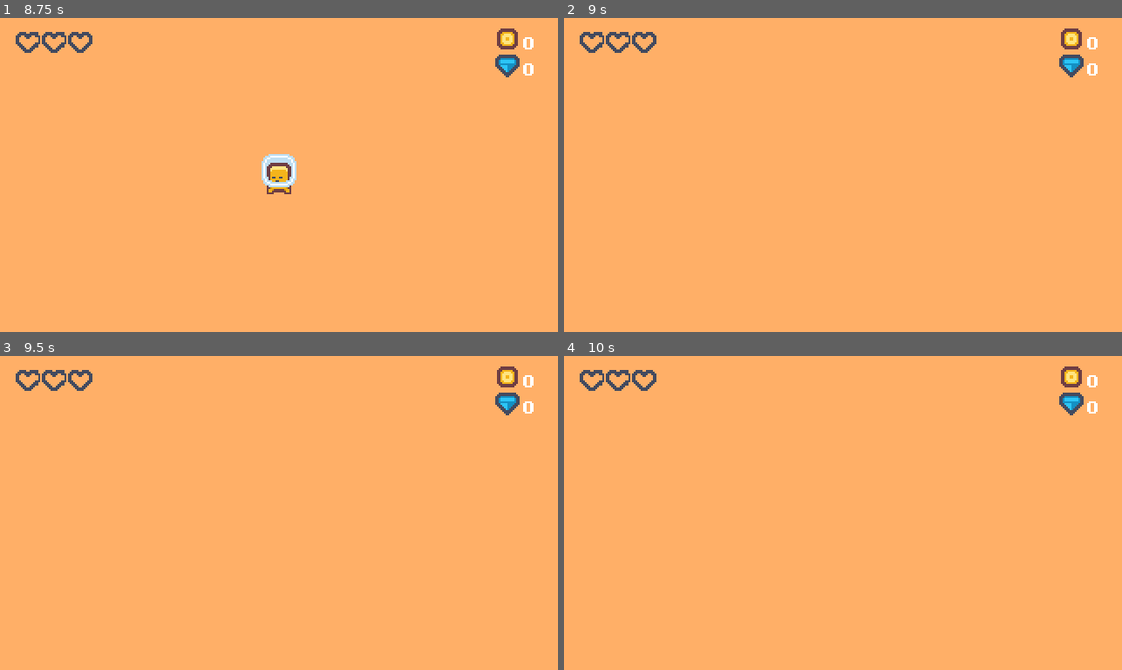
Above: before the commit, frames 1-4 (two rows, left to right).
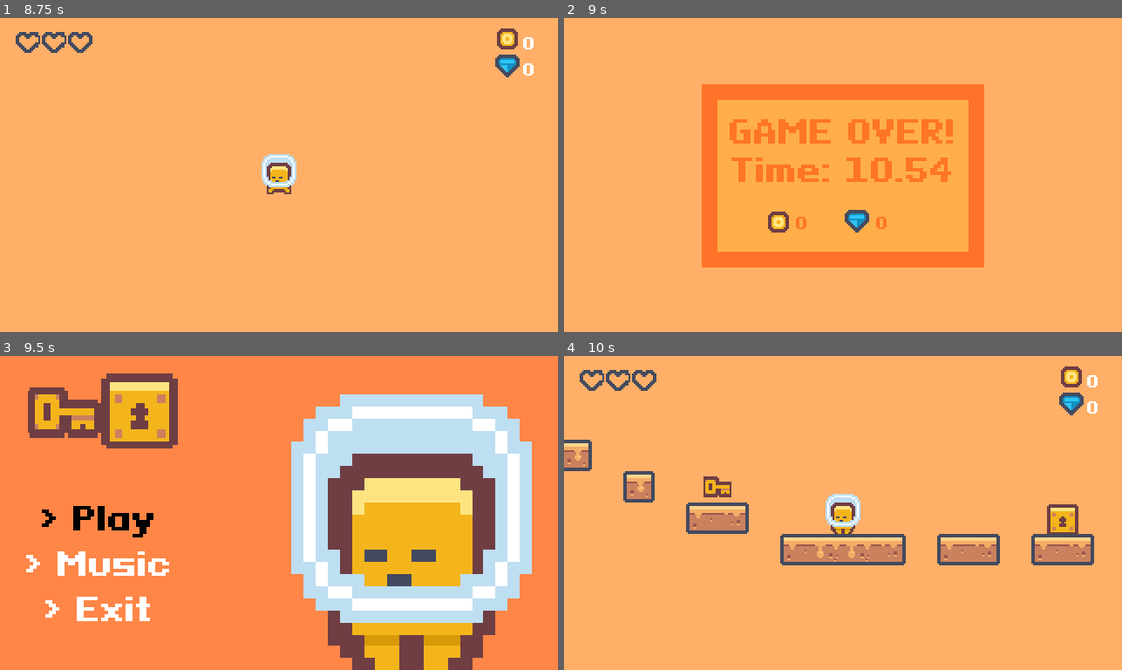
Above: after the commit, the same moments.

Repository: deoshreyas/Just-Another-Platformer
Game: Godot game, scene res://Scenes/level_base.tscn
The game is run twice, just before and just after one commit, with the same random seed, the same clock (stepped at 60 frames per second) and the same inputs. This scene is started directly instead of the project's main scene.
Inputs (mouse positions are in pixels of both pictures, inside the frame that each line leads up to):
- Up to frame 1 (8.75 s): tap Enter (ui_accept) at 0.5, 0.77, 1.25, 1.52, 2, 2.75, 3.02, 3.5, 3.77, 4.25, 4.52, 6.02, 6.77, 7.52 s; hold Right (right) 0.53-2.03 s; hold Left (left) 2.03-4.28 s; hold Right (right) 4.28-8.03 s; hold Left (left) from 8.03 s (still down)
- Up to frame 2 (9 s): keep holding Left (left)
- Up to frame 3 (9.5 s): keep holding Left (left); tap Enter (ui_accept) at 9.02 s
- Up to frame 4 (10 s): release Left (left) at 9.5 s; click (664, 519) at 9.5 s, where only the run after the commit has a clickable "> Play"

Frame 1 is identical in both runs. In frame 2, 30% of the frame differs, in the area x 2-96%, y 3-80%; in frame 3, 100%, in the area x 0-100%, y 0-100%; in frame 4, 7.1%.

Commit message:
Create main menu and game over scenes and functionality, Fix bug in game over scene changing back to main menu

Diff:
--- /dev/null
+++ b/Scenes/game_over.tscn
@@ -0,0 +1,108 @@
+[gd_scene load_steps=4 format=3 uid="uid://nkogah5k4iud"]
+
+[ext_resource type="Script" path="res://Scripts/GameOver.gd" id="1_xnxea"]
+[ext_resource type="FontFile" uid="uid://b72tfbiytic50" path="res://Assets/Fonts/PixeloidSans-Bold.ttf" id="2_ykjc5"]
+[ext_resource type="Texture2D" uid="uid://dhdywnvpt08gh" path="res://Assets/Sprites/tilemap_packed.png" id="3_jbmxa"]
+
+[node name="GameOver" type="Control" groups=["Game_over"]]
+process_mode = 3
+layout_mode = 3
+anchors_preset = 15
+anchor_right = 1.0
+anchor_bottom = 1.0
+grow_horizontal = 2
+grow_vertical = 2
+script = ExtResource("1_xnxea")
+
+[node name="CanvasLayer" type="CanvasLayer" parent="."]
+layer = 20
+
+[node name="ColorRect" type="ColorRect" parent="CanvasLayer"]
+anchors_preset = 8
+anchor_left = 0.5
+anchor_top = 0.5
+anchor_right = 0.5
+anchor_bottom = 0.5
+offset_left = -81.0
+offset_top = -52.5
+offset_right = 81.0
+offset_bottom = 52.5
+grow_horizontal = 2
+grow_vertical = 2
+color = Color(1, 0.447059, 0.160784, 1)
+
+[node name="ColorRect2" type="ColorRect" parent="CanvasLayer"]
+anchors_preset = 8
+anchor_left = 0.5
+anchor_top = 0.5
+anchor_right = 0.5
+anchor_bottom = 0.5
+offset_left = -72.0
+offset_top = -43.5
+offset_right = 72.0
+offset_bottom = 43.5
+grow_horizontal = 2
+grow_vertical = 2
+color = Color(1, 0.682353, 0.290196, 1)
+
+[node name="VBoxContainer" type="VBoxContainer" parent="CanvasLayer"]
+anchors_preset = 8
+anchor_left = 0.5
+anchor_top = 0.5
+anchor_right = 0.5
+anchor_bottom = 0.5
+offset_left = -65.0
+offset_top = -36.0
+offset_right = 65.0
+offset_bottom = 36.0
+grow_horizontal = 2
+grow_vertical = 2
+theme_override_constants/separation = 0
+
+[node name="GameOver" type="Label" parent="CanvasLayer/VBoxContainer"]
+layout_mode = 2
+theme_override_colors/font_color = Color(1, 0.458824, 0.14902, 1)
+theme_override_fonts/font = ExtResource("2_ykjc5")
+theme_override_font_sizes/font_size = 18
+text = "GAME OVER!"
+horizontal_alignment = 1
+
+[node name="Time" type="Label" parent="CanvasLayer/VBoxContainer"]
+layout_mode = 2
+theme_override_colors/font_color = Color(1, 0.458824, 0.14902, 1)
+theme_override_fonts/font = ExtResource("2_ykjc5")
+theme_override_font_sizes/font_size = 18
+text = "Time: "
+horizontal_alignment = 1
+
+[node name="Sprite2D" type="Sprite2D" parent="CanvasLayer"]
+position = Vector2(123.5, 116.5)
+texture = ExtResource("3_jbmxa")
+region_enabled = true
+region_rect = Rect2(200.061, 127.868, 13.8795, 13.494)
+
+[node name="Coins" type="Label" parent="CanvasLayer"]
+offset_left = 133.0
+offset_top = 112.0
+offset_right = 149.0
+offset_bottom = 126.0
+theme_override_colors/font_color = Color(1, 0.458824, 0.14902, 1)
+theme_override_fonts/font = ExtResource("2_ykjc5")
+theme_override_font_sizes/font_size = 9
+text = "99"
+
+[node name="Sprite2D2" type="Sprite2D" parent="CanvasLayer"]
+position = Vector2(167.5, 116.5)
+texture = ExtResource("3_jbmxa")
+region_enabled = true
+region_rect = Rect2(127.944, 56.5959, 14.0198, 13.3188)
+
+[node name="Diamonds" type="Label" parent="CanvasLayer"]
+offset_left = 178.5
+offset_top = 111.5
+offset_right = 194.5
+offset_bottom = 125.5
+theme_override_colors/font_color = Color(1, 0.458824, 0.14902, 1)
+theme_override_fonts/font = ExtResource("2_ykjc5")
+theme_override_font_sizes/font_size = 9
+text = "10"
--- a/Scenes/main_menu.tscn
+++ b/Scenes/main_menu.tscn
@@ -1,18 +1,30 @@
-[gd_scene load_steps=7 format=3 uid="uid://rv3fgk4rk58b"]
+[gd_scene load_steps=10 format=3 uid="uid://rv3fgk4rk58b"]
 
 [ext_resource type="Script" path="res://Scripts/main_menu.gd" id="1_40iua"]
 [ext_resource type="Texture2D" uid="uid://7bur0rser04" path="res://Assets/Sprites/tilemap-characters_packed.png" id="1_hvmdk"]
 [ext_resource type="Texture2D" uid="uid://dhdywnvpt08gh" path="res://Assets/Sprites/tilemap_packed.png" id="2_7hqs4"]
 [ext_resource type="FontFile" uid="uid://b72tfbiytic50" path="res://Assets/Fonts/PixeloidSans-Bold.ttf" id="3_njdmc"]
 
-[sub_resource type="StyleBoxFlat" id="StyleBoxFlat_ew5mr"]
+[sub_resource type="StyleBoxFlat" id="StyleBoxFlat_g1tbg"]
 bg_color = Color(0.6, 0.6, 0.6, 0)
 
-[sub_resource type="StyleBoxFlat" id="StyleBoxFlat_nhsd3"]
+[sub_resource type="StyleBoxFlat" id="StyleBoxFlat_xdwev"]
 bg_color = Color(0.6, 0.6, 0.6, 0)
-border_width_left = 5
-border_width_top = 5
-shadow_color = Color(0, 0, 0, 1)
+
+[sub_resource type="StyleBoxFlat" id="StyleBoxFlat_ktngi"]
+bg_color = Color(0.6, 0.6, 0.6, 0)
+
+[sub_resource type="StyleBoxFlat" id="StyleBoxFlat_d52du"]
+bg_color = Color(0.6, 0.6, 0.6, 0)
+
+[sub_resource type="Theme" id="Theme_70iw0"]
+Button/colors/font_color = Color(1, 1, 1, 1)
+Button/colors/font_focus_color = Color(0, 0, 0, 1)
+Button/colors/font_hover_color = Color(0, 0, 0, 1)
+Button/styles/focus = SubResource("StyleBoxFlat_g1tbg")
+Button/styles/hover = SubResource("StyleBoxFlat_xdwev")
+Button/styles/normal = SubResource("StyleBoxFlat_ktngi")
+Button/styles/pressed = SubResource("StyleBoxFlat_d52du")
 
 [node name="MainMenu" type="Control"]
 layout_mode = 3
@@ -56,27 +68,20 @@
 offset_right = 81.0
 offset_bottom = -15.0
 grow_vertical = 0
+theme = SubResource("Theme_70iw0")
 
 [node name="Play" type="Button" parent="VBoxContainer"]
 layout_mode = 2
 focus_neighbor_top = NodePath("../Exit")
 focus_neighbor_bottom = NodePath("../Music")
-theme_override_colors/font_pressed_color = Color(0, 0, 0, 1)
-theme_override_colors/font_hover_color = Color(0, 0, 0, 1)
-theme_override_colors/font_focus_color = Color(0, 0, 0, 1)
-theme_override_colors/font_hover_pressed_color = Color(0, 0, 0, 1)
 theme_override_fonts/font = ExtResource("3_njdmc")
 theme_override_font_sizes/font_size = 18
-theme_override_styles/normal = SubResource("StyleBoxFlat_ew5mr")
-theme_override_styles/hover = SubResource("StyleBoxFlat_nhsd3")
 text = "> Play"
 
 [node name="Music" type="Button" parent="VBoxContainer"]
 layout_mode = 2
 theme_override_fonts/font = ExtResource("3_njdmc")
 theme_override_font_sizes/font_size = 18
-theme_override_styles/normal = SubResource("StyleBoxFlat_ew5mr")
-theme_override_styles/hover = SubResource("StyleBoxFlat_nhsd3")
 text = "> Music"
 
 [node name="Exit" type="Button" parent="VBoxContainer"]
@@ -85,6 +90,8 @@
 focus_neighbor_bottom = NodePath("../Play")
 theme_override_fonts/font = ExtResource("3_njdmc")
 theme_override_font_sizes/font_size = 18
-theme_override_styles/normal = SubResource("StyleBoxFlat_ew5mr")
-theme_override_styles/hover = SubResource("StyleBoxFlat_nhsd3")
 text = "> Exit"
+
+[connection signal="pressed" from="VBoxContainer/Play" to="." method="_on_play_pressed"]
+[connection signal="pressed" from="VBoxContainer/Music" to="." method="_on_music_pressed"]
+[connection signal="pressed" from="VBoxContainer/Exit" to="." method="_on_exit_pressed"]
--- /dev/null
+++ b/Scripts/GameOver.gd
@@ -0,0 +1,15 @@
+extends Control
+
+var ready_to_accept_input = false
+
+func _ready():
+	get_tree().paused = false
+	$CanvasLayer/VBoxContainer/Time.text = "Time: " + str(Global.time)
+	$CanvasLayer/Coins.text = str(Global.coins)
+	$CanvasLayer/Diamonds.text = str(Global.diamonds)
+	await get_tree().create_timer(0.5).timeout
+	ready_to_accept_input = true
+
+func _process(_delta):
+	if Input.is_anything_pressed() and ready_to_accept_input:
+		get_tree().change_scene_to_file("res://Scenes/main_menu.tscn")
--- a/Scripts/global.gd
+++ b/Scripts/global.gd
@@ -27,6 +27,15 @@
 		diamonds = value
 		increment_diamond_count.emit()
 
+var time = 0:
+	get:
+		return snapped(time, 0.01)
+	set(value):
+		time = value
+
+func _process(delta):
+	time += delta
+
 func change_level(level):
 	get_tree().root.add_child(level_transition)
 	get_tree().paused = true
--- a/Scripts/hitbox.gd
+++ b/Scripts/hitbox.gd
@@ -16,3 +16,5 @@
 				player_instance.has_key = true
 		else:
 			body.call_deferred("queue_free")
+			get_tree().paused = true
+			get_tree().change_scene_to_file("res://Scenes/game_over.tscn")
--- a/Scripts/main_menu.gd
+++ b/Scripts/main_menu.gd
@@ -1,11 +1,13 @@
 extends Control
 
-
-# Called when the node enters the scene tree for the first time.
 func _ready():
 	$VBoxContainer/Play.grab_focus()
 
+func _on_play_pressed():
+	get_tree().change_scene_to_file("res://Scenes/level_1.tscn")
 
-# Called every frame. 'delta' is the elapsed time since the previous frame.
-func _process(delta):
-	pass
+func _on_music_pressed():
+	AudioServer.set_bus_mute(AudioServer.get_bus_index("Master"), true)
+
+func _on_exit_pressed():
+	get_tree().quit()
--- a/project.godot
+++ b/project.godot
@@ -11,7 +11,7 @@
 [application]
 
 config/name="Just Another Platformer"
-run/main_scene="res://Scenes/level_1.tscn"
+run/main_scene="res://Scenes/main_menu.tscn"
 config/features=PackedStringArray("4.0", "GL Compatibility")
 config/icon="res://icon.svg"
 
